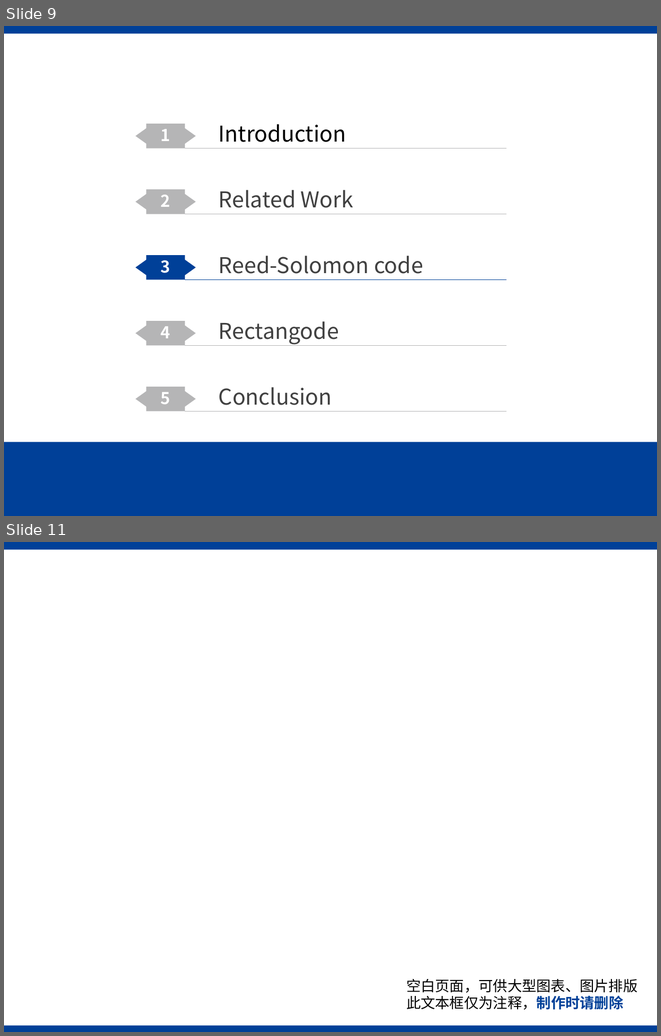
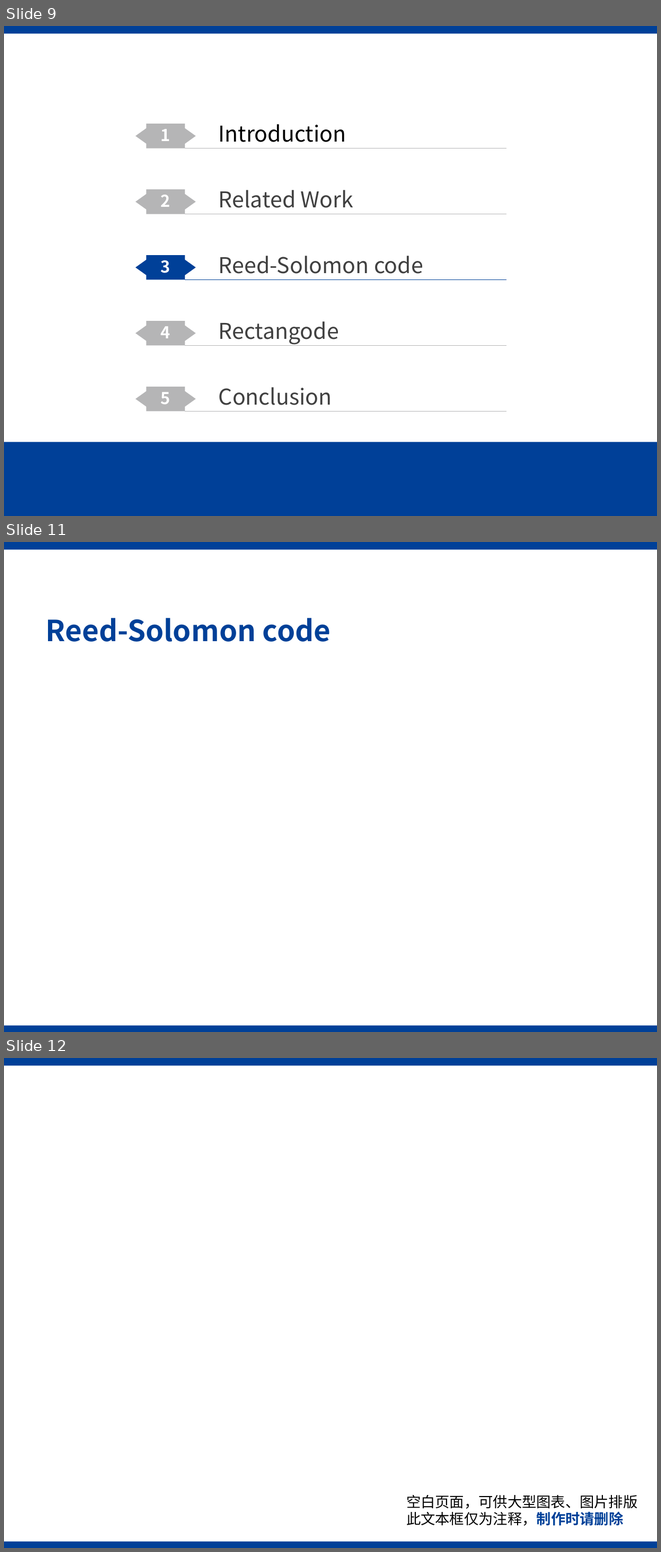
Before and after one commit to Gazer2020/Rectangode, a slide deck: ppt学术版模板.pptx. Shown one above the other, each under a label of ours: slides 9 and 11 before the commit, slides 9, 11 and 12 after it; the slides between them are not shown. The pictures are 661x1036 and 661x1552 pixels, drawn with LibreOffice and Linux fonts; fonts in the diff are those of the drawing; grey boxes stand for pictures; background and template pictures are left out. Boxes give left, top, right and bottom in pixels: in the first picture for what was removed or moved away, otherwise in the second. Text is boxed around its words. In the diff, an @@ line names an element or a change of style, - is before the commit and + after.

```diff
--- a/ppt学术版模板.pptx
+++ b/ppt学术版模板.pptx
@@ slide 11 added at <box>4,542,657,1032</box>, background #FFFFFF; not listed: 2 template elements that a slide beside it also shows @@
@@ title added at <box>46,618,331,642</box>, 32 pt, text #004098, bold @@
+Reed-Solomon code
@@ what was slide 11 is now slide 12 @@
```
Also in this commit, not shown: 2 slides changed, 1 other file.
